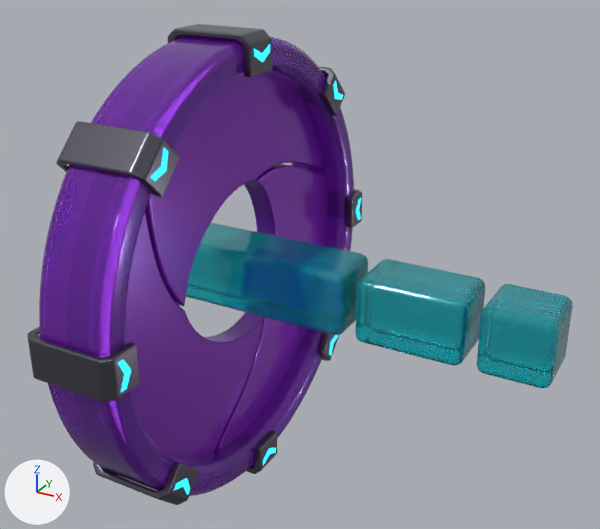
Two versions of the glTF model deploycli/awsicons/models/aws/api-gateway.glb, one commit apart.
One viewpoint serves both versions: a camera (50 mm lens) standing at (2.04, -3.0, 1.59) and looking at (0.38, 0.01, 0.09). Lighting does not change. The marker at lower left points along +X, +Y and +Z. The picture after the commit comes second. Where no turn or scale is listed for an object, it has been applied to the vertices.

In view in the first picture: 'Aperture rim', 'Iris blade 01', 'Iris blade 02', 'Iris blade 03', 'Packet - cube', 'Packet - entering', 'Packet - stretching', 'Titanium clasp 01', 'Titanium clasp 05', 'Titanium clasp 06', 'Titanium clasp 07', 'Titanium clasp 08' and 11 more.
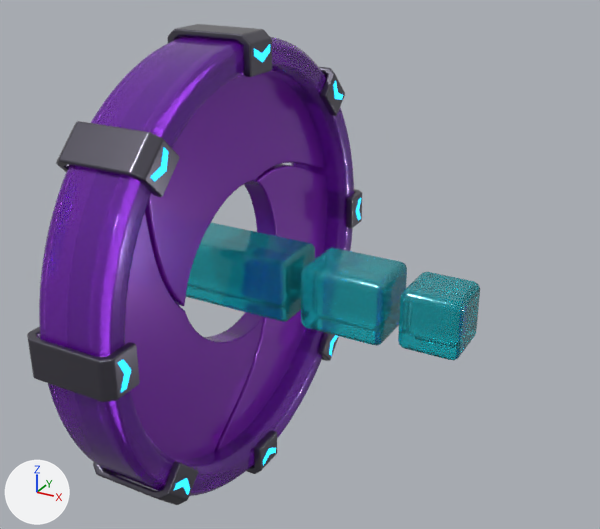
Where the change shows, as pixel boxes (x1, y1, x2, y2) in the pictures (600 x 529 px):
'Packet - stretching', moved, rescaled (19% narrower, 8% shorter): before (355, 259, 486, 366); after (301, 248, 407, 346)
'Packet - entering', moved, rescaled (29% narrower, 12% shorter): before (186, 223, 368, 335); after (186, 223, 315, 322)
'Packet - cube', moved, rescaled (14% narrower, 15% shorter): before (477, 284, 573, 388); after (398, 272, 480, 360)

What the commit changed:
Object 'Packet - entering' (ob_packet___entering) moves from (0.0, 0.0, 0.0) to (-0.095, 0.0, 0.0).
Object 'Packet - entering' (ob_packet___entering) is rescaled from (1.0, 1.0, 1.0) to (1.0, 0.74, 1.0).
Object 'Packet - stretching' (ob_packet___stretching) moves from (0.965, 0.0, 0.0) to (0.658, 0.0, 0.0).
Object 'Packet - stretching' (ob_packet___stretching) is rescaled from (1.0, 1.0, 1.0) to (1.0, 0.82, 1.0).
Object 'Packet - cube' (ob_packet___cube) moves from (1.41, 0.0, 0.0) to (1.052, 0.0, 0.0).
Object 'Packet - cube' (ob_packet___cube) is rescaled from (1.0, 1.0, 1.0) to (0.9, 0.9, 0.9).
